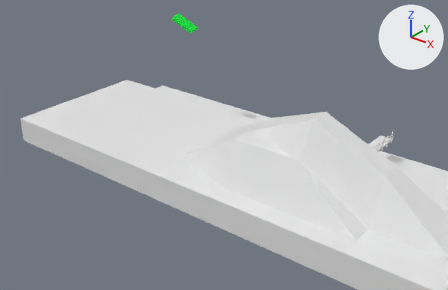
Before and after pictures for a commit that changed the Blender file 04 Shots/mz-bruecke-shot1.blend.
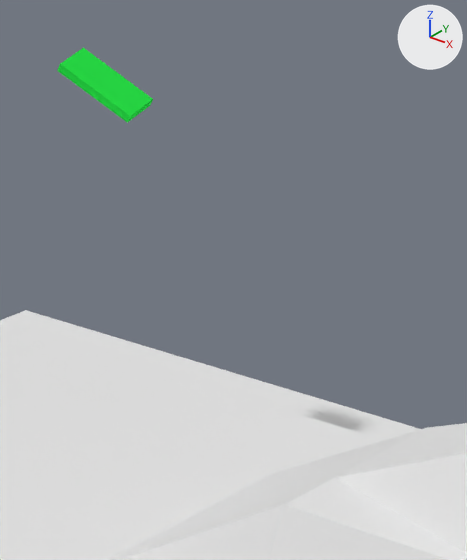
Each version appears first from a camera (50 mm lens) standing at (22.61, -42.34, 22.24) and looking at (-6.35, -6.14, -0.2), and next in a close-up on the part from 35% to 63% of the width and 0% to 53% of the height. The lights are fixed; the arrows at upper right show +X, +Y and +Z. Both versions are drawn at frame 240 of the action 'schiff.001Action'; the numbers are the values there.

The first close-up shows 'landschaft-mit-schlucht.001', 'schiff.001'.
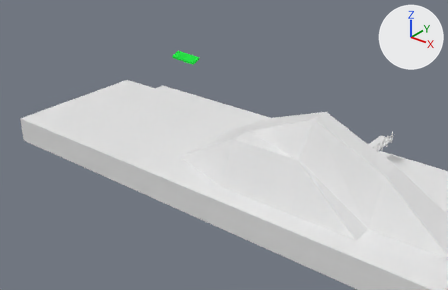
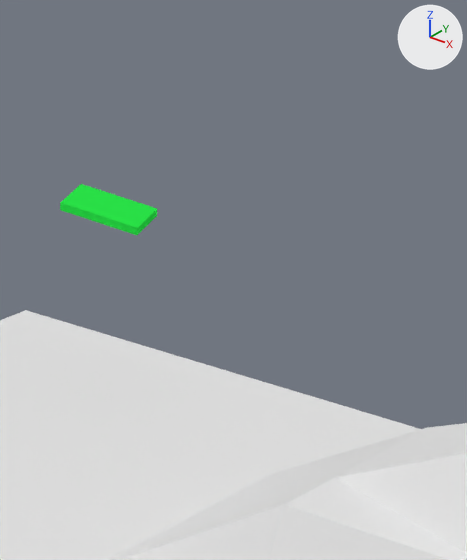
What differs and where, as boxes (x1, y1, x2, y2) in the close-ups (467 x 560 px):
'schiff.001', moved, turned
    before: (57, 48, 153, 123)
    after: (60, 184, 157, 235)

Edits to the bpy script that builds the scene:
```text
Change ob_schiff_001:
    ob_schiff_001.location: (-11.25, -5.16, 9.0) -> (-11.25, -5.16, 6.09)
    ob_schiff_001.rotation_euler: (0.175, 0.524, 0.262) -> (0.175, 0.175, 0.262)  # degrees (10, 30, 15) -> degrees (10, 10, 15)
```
